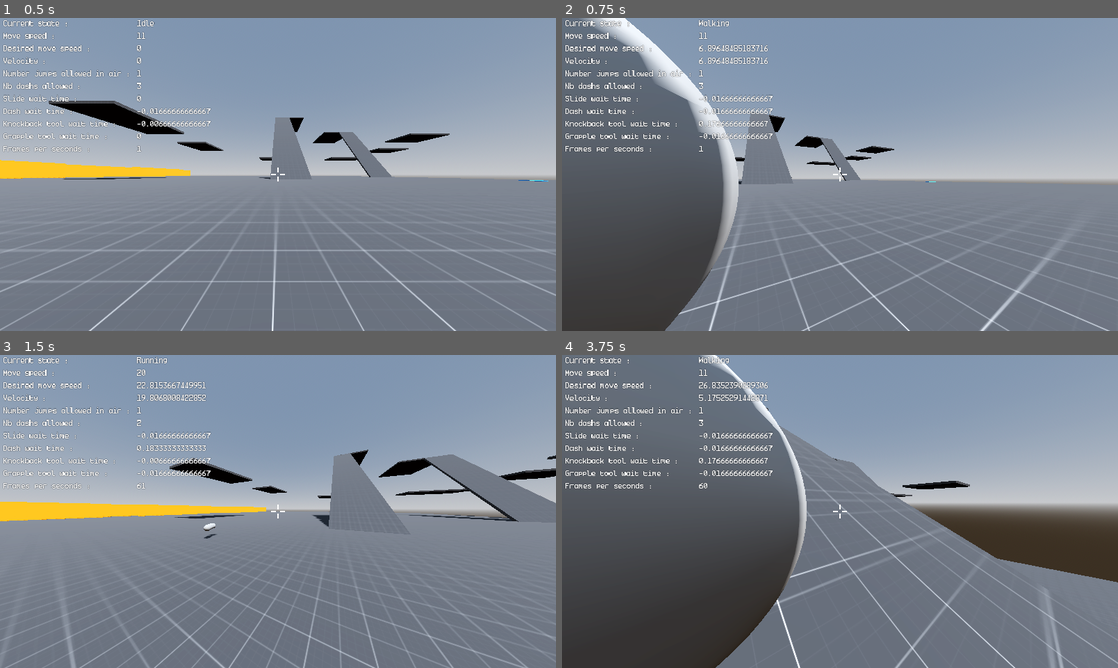
Above: before the commit, frames 1-4 (two rows, left to right).
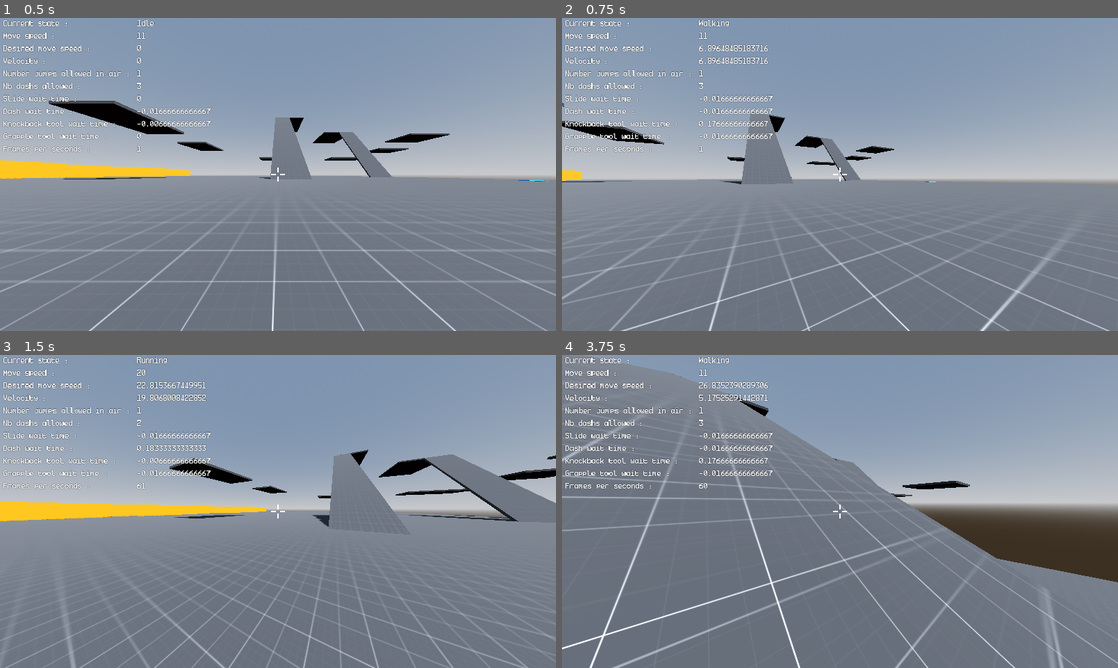
Above: after the commit, the same moments.

Repository: ayoubachak/sticky-man
Game: Godot game, scene res://Scenes/TemplateMapScene.tscn
Two runs of this game, one before a commit and one after it. Both use one fixed random seed, a clock stepped at 60 frames per second and the inputs below. The engine's default icon, where the game draws it, is replaced by a stand-in: a white triangle on a blue panel in a dark square.
Inputs (mouse positions are in pixels of both pictures, inside the frame that each line leads up to):
- Up to frame 1 (0.5 s): no input
- Up to frame 2 (0.75 s): tap Enter at 0.5 s; move the mouse to (867, 174) at 0.52 s; hold W (moveForward) from 0.53 s (still down); tap Mouse wheel up (useKnockbackTool) at 0.6 s; click (867, 174) at 0.67 s
- Up to frame 3 (1.5 s): keep holding W (moveForward); tap Space (jump) at 0.77 s; move the mouse to (250, 511) at 1.27 s; tap Ctrl (dash) at 1.35 s; click (250, 511) at 1.42 s
- Up to frame 4 (3.75 s): keep holding W (moveForward); tap Space (jump) at 1.52, 3.02 s; tap Mouse wheel up (useKnockbackTool) at 1.55, 2.3, 3.05, 3.6 s; move the mouse to (851, 505) at 2.02 s; right-click (851, 505) at 2.1 s; click (851, 505) at 2.17 s; move the mouse to (834, 517) at 2.77 s; tap Shift (run) at 2.85 s; click (834, 517) at 2.92 s; move the mouse to (878, 514) at 3.52 s; click (878, 514) at 3.67 s

Frame 1 is identical in both runs. In frame 2, 24% of the frame differs, in the area x 0-32%, y 0-100%; in frame 3, less than 0.1%; in frame 4, 30%, in the area x 0-44%, y 0-100%.

Commit message:
Enhance Zombie and Bullet mechanics; add health management, collision detection, and visual feedback for hits; improve bullet visibility and movement dynamics.

Diff:
--- a/Scenes/Enemies/Zombi.tscn
+++ b/Scenes/Enemies/Zombi.tscn
@@ -7,6 +7,7 @@
 [sub_resource type="CapsuleShape3D" id="CapsuleShape3D_081ea"]
 
 [node name="Zombi" type="CharacterBody3D"]
+collision_layer = 2
 script = ExtResource("1_57wwe")
 
 [node name="MeshInstance3D" type="MeshInstance3D" parent="."]
--- a/Scenes/Weapons/Bullet.tscn
+++ b/Scenes/Weapons/Bullet.tscn
@@ -6,7 +6,15 @@
 
 [sub_resource type="SphereMesh" id="SphereMesh_3vcpf"]
 
+[sub_resource type="StandardMaterial3D" id="StandardMaterial3D_bullet"]
+albedo_color = Color(1, 0.5, 0, 1)
+emission_enabled = true
+emission = Color(1, 0.5, 0, 1)
+emission_energy_multiplier = 8.0
+
 [node name="Bullet" type="Area3D"]
+collision_layer = 4
+collision_mask = 2
 script = ExtResource("1_kkwmp")
 
 [node name="CollisionShape3D" type="CollisionShape3D" parent="."]
@@ -14,3 +22,4 @@
 
 [node name="MeshInstance3D" type="MeshInstance3D" parent="."]
 mesh = SubResource("SphereMesh_3vcpf")
+surface_material_override/0 = SubResource("StandardMaterial3D_bullet")
--- a/Scripts/Enemies/Zombie.gd
+++ b/Scripts/Enemies/Zombie.gd
@@ -5,11 +5,23 @@
 @export var speed: float = 5.0
 
 @onready var label: Label3D = $Label3D
+@onready var mesh_instance: MeshInstance3D = $MeshInstance3D
 var player: Node3D = null
+var hit_material: StandardMaterial3D
 
 func _ready() -> void:
+	# Add this zombie to the "Zombie" group for bullet collision detection
+	add_to_group("Zombie")
+
 	current_health = max_health
 	label.text = str(current_health)
+
+	# Create a material for hit effects
+	hit_material = StandardMaterial3D.new()
+	hit_material.albedo_color = Color(1, 1, 1, 1)
+	if mesh_instance:
+		mesh_instance.set_surface_override_material(0, hit_material)
+
 	# find the player by group since the scene root is not a Node
 	var players = get_tree().get_nodes_in_group("PlayerCharacter")
 	if players.size() > 0:
@@ -35,6 +47,21 @@
 	current_health -= amount
 	if current_health < 0:
 		current_health = 0
+
+	# Update health display
 	label.text = str(current_health)
-	if current_health == 0:
-		queue_free()
+
+	# Flash the zombie red when hit using the prepared material
+	if hit_material:
+		hit_material.albedo_color = Color(1, 0.3, 0.3, 1)
+		get_tree().create_timer(0.15).timeout.connect(func():
+			hit_material.albedo_color = Color(1, 1, 1, 1)
+		)
+
+	# Check if zombie is dead
+	if current_health <= 0:
+		# Play death effect using the prepared material
+		if hit_material:
+			hit_material.albedo_color = Color(0.5, 0.5, 0.5, 1)
+		# Schedule deletion after a short delay for visual feedback
+		get_tree().create_timer(0.3).timeout.connect(func(): queue_free())
--- a/Scripts/PlayerCharacter/PlayerCharacterScript.gd
+++ b/Scripts/PlayerCharacter/PlayerCharacterScript.gd
@@ -114,6 +114,7 @@
 
 #references variables
 @onready var cameraHolder = $CameraHolder
+@onready var camera3d: Camera3D = $CameraHolder/Camera3D
 @onready var standHitbox = $standingHitbox
 @onready var crouchHitbox = $crouchingHitbox
 @onready var ceilingCheck = $Raycasts/CeilingCheck
@@ -126,6 +127,9 @@
 @export var bullet_scene: PackedScene
 
 func _ready():
+	# Add player to group for reference by bullets
+	add_to_group("PlayerCharacter")
+
 	#set the start move speed
 	moveSpeed = walkSpeed
 	moveAcceleration = walkAcceleration
@@ -298,6 +302,9 @@
 	if Input.is_mouse_button_pressed(MOUSE_BUTTON_LEFT):
 		shoot()
 
+	if Input.is_action_just_pressed("useKnockbackTool") and Input.is_mouse_button_pressed(MOUSE_BUTTON_RIGHT):
+		pass # Prevent both grappling hook and knockback tool from activating simultaneously
+
 func displayStats():
 	#call the functions in charge of displaying the controller properties
 	hud.displayCurrentState(currentState)
@@ -761,6 +768,32 @@
 
 func shoot():
 	var b = bullet_scene.instantiate()
-	# position bullet at camera
-	b.global_transform = cameraHolder.global_transform
-	get_parent().add_child(b)
+
+	# Add debug to verify we're using the right scene
+	print("Creating bullet from: ", bullet_scene.resource_path)
+
+	# Use the player's actual position as the base for spawning
+	# We'll use a point in front of the player where the camera is looking
+
+	# Get the camera's forward direction
+	var shoot_direction = -camera3d.global_transform.basis.z.normalized()
+
+	# Create the bullet at the player's position plus an offset in the shooting direction
+	# This keeps it attached to the player but positioned forward enough to avoid collision
+	var spawn_position = global_position + Vector3(0, 1.5, 0) + (shoot_direction * 1.5)
+
+	# Debug logs
+	print("Player position: ", global_position)
+	print("Shoot direction: ", shoot_direction)
+	print("Bullet spawn position: ", spawn_position)
+
+	# Set bullet position to spawn position
+	b.global_position = spawn_position
+
+	# Keep the camera's orientation for the bullet direction (this was working well)
+	b.global_transform.basis = camera3d.global_transform.basis
+
+	# Add bullet to scene
+	get_tree().current_scene.add_child(b)
+	print("Bullet added to scene tree. Position: ", b.global_position)
+	print("Bullet is visible: ", b.visible)
--- a/Scripts/Weapons/Bullet.gd
+++ b/Scripts/Weapons/Bullet.gd
@@ -1,26 +1,127 @@
 extends Area3D
-
 
 @export var speed: float = 50.0
 @export var damage: int = 25
+@export var lifetime: float = 3.0  # Maximum bullet lifetime in seconds
+@export var hit_effect_duration: float = 0.1  # How long hit effects last
 
+var travel_distance: float = 0.0
+var max_distance: float = 1000.0
+var material: StandardMaterial3D
 
-# Called when the node enters the scene tree for the first time.
+# Set a higher default speed for better visibility
+func _init():
+	speed = 100.0  # Double the default speed to make bullets easier to see
+
 func _ready() -> void:
+	# Connect the body_entered signal for collision detection
 	connect("body_entered", Callable(self, "_on_body_entered"))
 
+	# Add a debug print to verify bullet creation and position
+	print("Bullet created at position: ", global_position)
+	print("Bullet visibility: ", visible)
+	print("Bullet mesh visibility: ", $MeshInstance3D.visible)
 
-# Called every frame. 'delta' is the elapsed time since the previous frame.
-func _process(delta: float) -> void:
-	pass
+	# Ensure the bullet is visible
+	visible = true
+	$MeshInstance3D.visible = true
 
+	# Both player and zombies are on layer 2 according to the scene files!
+	# We'll need to use groups to distinguish them rather than layers
+	collision_layer = 4   # Layer 3 (bullets)
+	collision_mask = 3    # Detect layers 1 & 2 (since we need to check both)
+
+	print("Bullet collision setup - will use group checks for hit detection")
+
+	# Make the bullet more visible with a bright material
+	material = StandardMaterial3D.new()
+	material.albedo_color = Color(1.0, 0.5, 0.0, 1.0)  # Bright orange
+	material.emission_enabled = true
+	material.emission = Color(1.0, 0.5, 0.0, 1.0)
+	material.emission_energy_multiplier = 8.0  # Increased emission for better visibility
+	$MeshInstance3D.material_override = material
+
+	# Increase the size of the bullet significantly
+	$MeshInstance3D.scale = Vector3(2.0, 2.0, 2.0)  # Much larger size
+
+	# Auto-destroy after lifetime
+	get_tree().create_timer(lifetime).timeout.connect(func(): queue_free())
 
 func _physics_process(delta: float) -> void:
-	# move forward along local -Z
-	translate(-transform.basis.z * speed * delta)
+	# Get the forward direction from the bullet's orientation
+	var forward_direction = -global_transform.basis.z.normalized()
 
+	# Allow slight Y movement for aiming up/down, but limit it to prevent extreme angles
+	if abs(forward_direction.y) > 0.8:
+		# Limit vertical movement if it's too extreme (looking almost straight up/down)
+		forward_direction.y = 0.8 * sign(forward_direction.y)
+		forward_direction = forward_direction.normalized()
+
+	# Apply movement
+	global_position += forward_direction * speed * delta
+
+	# Print position occasionally to verify movement
+	if Engine.get_process_frames() % 30 == 0:  # Every 30 frames
+		print("Bullet position: ", global_position)
+		print("Bullet forward direction: ", forward_direction)
+		print("Bullet is still visible: ", visible)
+
+	# Track travel distance
+	travel_distance += speed * delta
+	if travel_distance > max_distance:
+		print("Bullet max distance reached")
+		queue_free()
+
+	# Debug logging is handled by the get_process_frames() check above
 
 func _on_body_entered(body: Node) -> void:
+	# Print to help debug
+	print("Bullet hit: ", body.name, " - layer: ", body.collision_layer)
+
+	# First check if it's the player - if so, ignore the collision
+	if body.is_in_group("PlayerCharacter"):
+		print("Hit player - ignoring collision")
+		return
+
+	# Check if it's a zombie using the group
 	if body.is_in_group("Zombie") and body.has_method("take_damage"):
+		# Alternative method to detect zombies
+		print("Zombie group hit! Applying damage: ", damage)
 		body.take_damage(damage)
+
+		# Create hit effect (small flash)
+		var hit_effect = Sprite3D.new()
+		hit_effect.texture = preload("res://icon.svg") # Using default icon as placeholder
+		hit_effect.scale = Vector3(0.1, 0.1, 0.1)
+		hit_effect.modulate = Color(1, 0.7, 0, 1)
+		hit_effect.global_transform.origin = global_transform.origin
+		get_tree().root.add_child(hit_effect)
+
+		# Remove hit effect after duration
+		get_tree().create_timer(hit_effect_duration).timeout.connect(func(): hit_effect.queue_free())
+
+		# Remove bullet
 		queue_free()
+	# Fallback to check by collision layer and method (since both zombies and player are on layer 2)
+	elif body.collision_layer == 2 and body.has_method("take_damage") and not body.is_in_group("PlayerCharacter"):
+		# Hit a zombie
+		print("Zombie layer hit! Applying damage: ", damage)
+		body.take_damage(damage)
+
+		# Create hit effect (small flash)
+		var hit_effect = Sprite3D.new()
+		hit_effect.texture = preload("res://icon.svg") # Using default icon as placeholder
+		hit_effect.scale = Vector3(0.1, 0.1, 0.1)
+		hit_effect.modulate = Color(1, 0.7, 0, 1)
+		hit_effect.global_transform.origin = global_transform.origin
+		get_tree().root.add_child(hit_effect)
+
+		# Remove hit effect after duration
+		get_tree().create_timer(hit_effect_duration).timeout.connect(func(): hit_effect.queue_free())
+
+		# Remove bullet
+		queue_free()
+	else:
+		# Non-zombie object, just remove the bullet
+		print("Hit non-zombie object: ", body.name)
+		queue_free()
Not shown: 1 places in Scenes/Weapons/Bullet.tscn that only renumber resources
